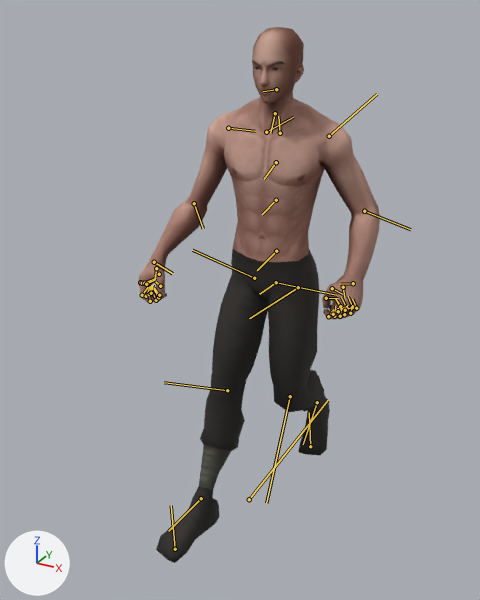
What one commit did to the FBX model Anim/Sword_Run_Eqip_Back.FBX.
Both versions are drawn from a 50 mm lens placed at (0.971, -1.841, 1.766), pointed at (-0.056, 0.027, 0.832). Every picture has the same lights, and +X, +Y and +Z are marked at lower left. Both versions are drawn at frame 18 of the action 'Take 001'; the numbers are the values there. The bones that bend it are drawn over the model as lines.

Names of what the first picture shows: 'Man_Body_0', 'Man_Face_0', '对象003'.
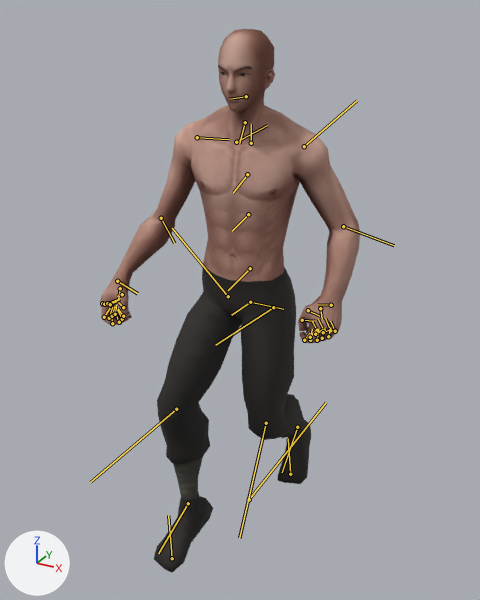
Pixel boxes (x1, y1, x2, y2) of what changed, in the pictures (480 x 600 px):
'Man_Body_0', posed (7% wider, 8% taller): before (138, 86, 380, 319); after (100, 93, 360, 344)
'对象003', posed (10% narrower): before (156, 249, 330, 563); after (154, 267, 311, 572)
'Man_Face_0', posed (9% wider, 8% taller): before (252, 27, 304, 104); after (218, 29, 275, 112)
bone 'Bip001 Pelvis', root to tip: before (276, 282) to (259, 294); after (250, 302) to (231, 315)
bone 'Bip001 L Calf', root to tip: before (290, 396) to (266, 503); after (266, 423) to (239, 538)
bone 'Bip001 R Thigh', root to tip: before (254, 278) to (192, 250); after (228, 296) to (172, 228)
bone 'Bip001 R Calf', root to tip: before (227, 390) to (164, 382); after (176, 409) to (90, 482)
bone 'Bip001 R Foot', root to tip: before (201, 498) to (168, 531); after (188, 503) to (158, 553)
bone 'Bip001 R Toe0', root to tip: before (175, 549) to (171, 505); after (172, 558) to (168, 515)

The change in detail:
Bone 'Bip001 Pelvis' (bone_bip001_pelvis) moves from (-12.5, -20.0, 0.0) to (-12.5, 0.0, 0.0).
Bone 'Bip001 L Calf' (bone_bip001_l_calf) turns from (0, 0, -57) to (0, 0, -56) degrees about its own x, y and z.
Bone 'Bip001 R Thigh' (bone_bip001_r_thigh) turns from (8, 7, 37) to (9, 3, 55) degrees about its own x, y and z.
Bone 'Bip001 R Calf' (bone_bip001_r_calf) turns from (0, 0, 8) to (0, 0, -45) degrees about its own x, y and z.
Bone 'Bip001 R Foot' (bone_bip001_r_foot) turns from (3, -8, -39) to (2, -7, -30) degrees about its own x, y and z.
Bone 'Bip001 R Toe0' (bone_bip001_r_toe0) turns from (2, 0, 1) to (1, -1, 25) degrees about its own x, y and z.
